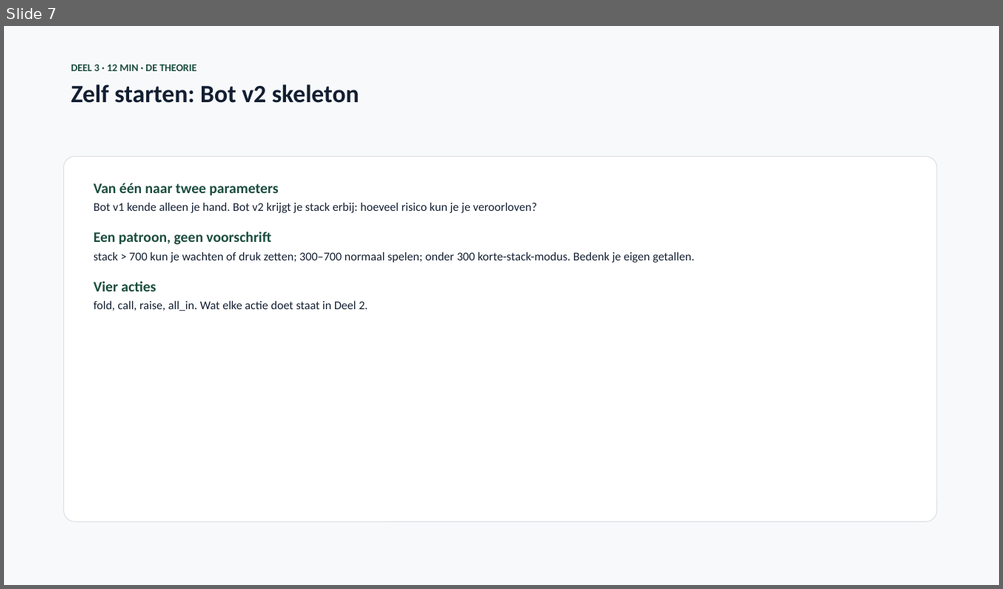
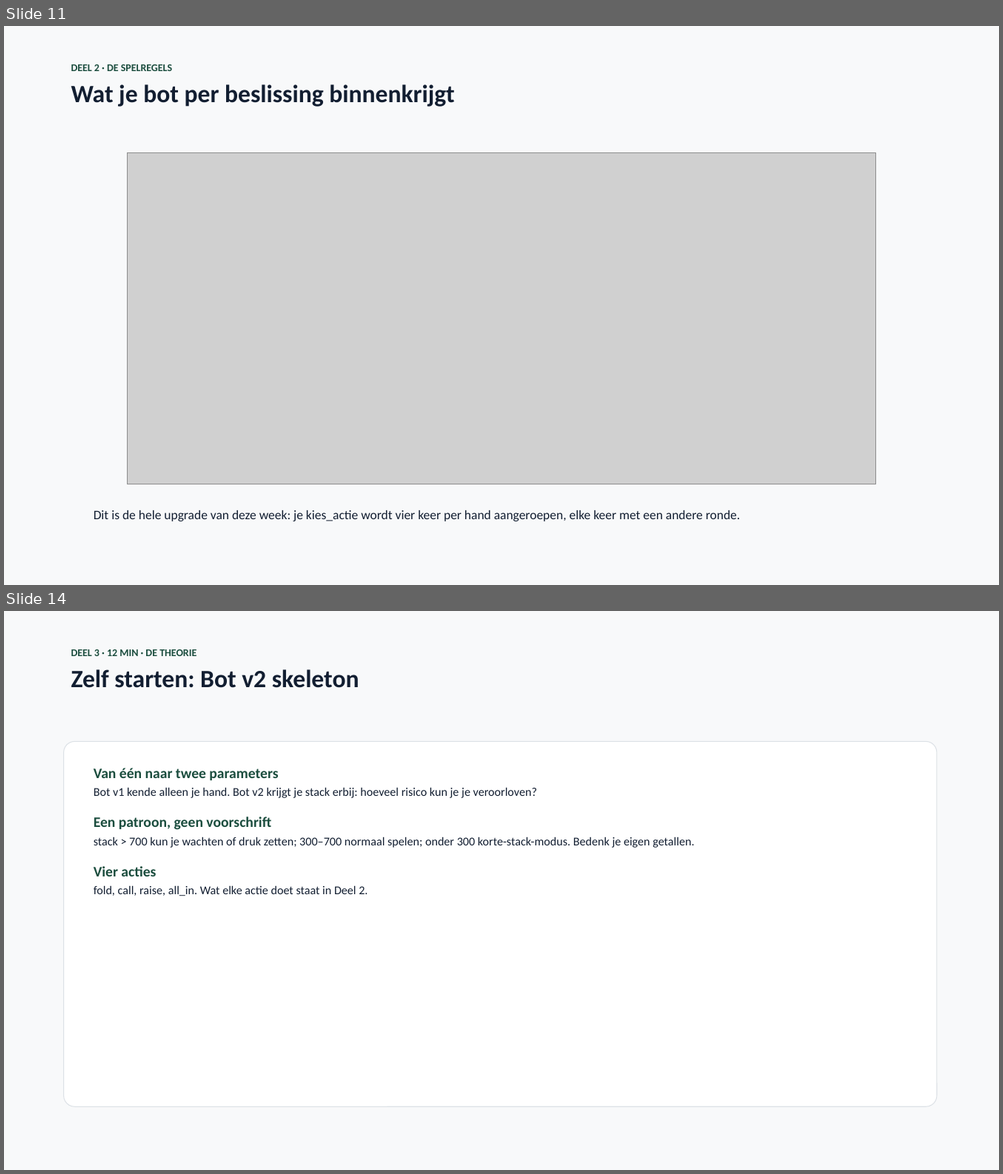
Before and after one commit to finturion/poker-analytics-challenge, a slide deck: powerpoints/Pokerbot_Upgrade_Week3.pptx. Shown one above the other, each under a label of ours: slide 7 before the commit, slides 11 and 14 after it; the slides between them are not shown. The pictures are 1003x589 and 1003x1174 pixels, drawn with LibreOffice and Linux fonts; fonts in the diff are those of the drawing; grey boxes stand for pictures. Boxes give left, top, right and bottom in pixels: in the first picture for what was removed or moved away, otherwise in the second. Text is boxed around its words. In the diff, an @@ line names an element or a change of style, - is before the commit and + after.

```diff
--- a/powerpoints/Pokerbot_Upgrade_Week3.pptx
+++ b/powerpoints/Pokerbot_Upgrade_Week3.pptx
@@ slide 11 added at (4, 26, 999, 585), background #FFFFFF @@
@@ rectangle added at (4, 26, 999, 585), fill #F8F9FA @@
@@ text added at (71, 64, 454, 107), 24 pt, text #121E31, bold @@
+DEEL 2 · DE SPELREGELS
+Wat je bot per beslissing binnenkrijgt
@@ picture added at (127, 153, 876, 485) @@
@@ text added at (94, 511, 740, 522), 12.5 pt, text #121E31 @@
+Dit is de hele upgrade van deze week: je kies_actie wordt vier keer per hand aangeroepen, elke keer met een andere ronde.
@@ what was slide 7 is now slide 14 @@
```
Also in this commit, not shown: 1 slide changed, 12 other slides added, 16 other files.
